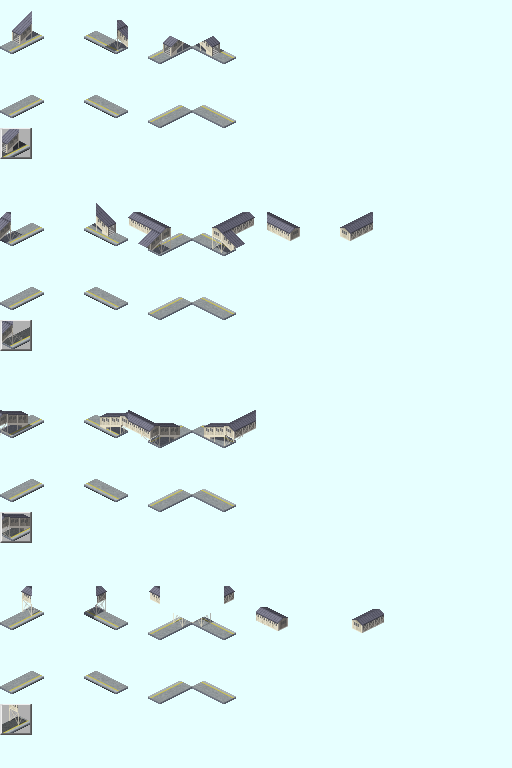
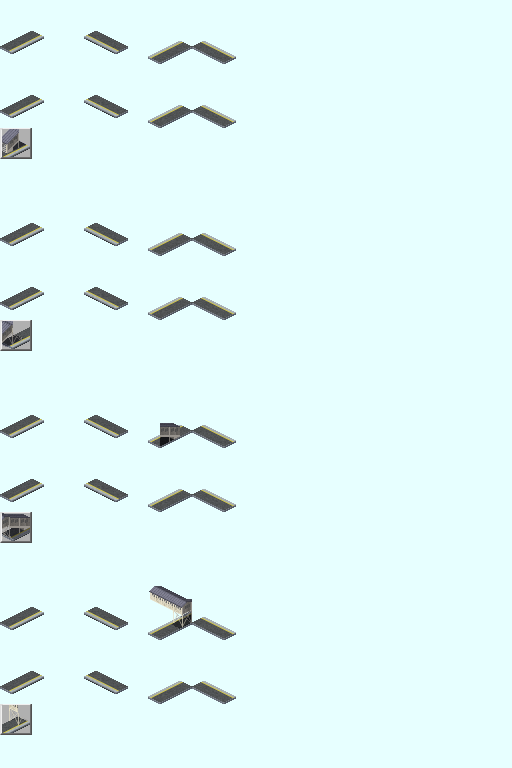
Layered file, before and after one edit (512×768). Changes by layer:
removed layer "貼り付けられたレイヤー #36" from group "Bridge" over (192, 586, 235, 627)
removed layer "貼り付けられたレイヤー #34" from group "Bridge" over (204, 410, 256, 446)
removed layer "貼り付けられたレイヤー #32" from group "Bridge" over (160, 586, 192, 627)
removed layer "貼り付けられたレイヤー #30" from group "Bridge" over (128, 410, 178, 446)
removed layer "貼り付けられたレイヤー #7" from group "Bridge" over (128, 212, 171, 253)
removed layer "貼り付けられたレイヤー #15" from group "Bridge" over (212, 212, 255, 253)
added group "RB_2" with 1 layers in group "Bridge" over (160, 586, 192, 627)
moved "貼り付けられたレイヤー" into group "RB_2", painted on it over (0, 231, 192, 627)
moved "貼り付けられたレイヤー #1" into group "RB_1 #2", painted on it over (0, 212, 180, 442)
moved "貼り付けられたレイヤー #5" into group "RB_2 #1", painted on it over (148, 243, 192, 627)
moved "貼り付けられたレイヤー #3" into group "RB_1 #1", painted on it over (18, 30, 180, 446)
added group "Layer" (multiply, 68%) with 4 layers in group "レイヤーグループ #4" over (160, 432, 192, 629)
moved "貼り付けられたレイヤー #6" into group "RB_2 #2", painted on it over (164, 42, 192, 629)
moved "貼り付けられたレイヤー #4" into group "RB_1", painted on it over (12, 11, 180, 446)
painted on "Plate" over (0, 212, 41, 724)
moved "貼り付けられたレイヤー #76" into group "IC_Bridge" over (2, 335, 30, 539)
showed "貼り付けられたレイヤー #74" over (1, 335, 33, 539)
moved "レイヤーグループ コピー #4" into group "Ic_Base" over (0, 141, 41, 724)
hid "Normal_Ic" over (0, 31, 41, 724)
added group "Asphalts" with 2 layers in group "Base" over (0, 31, 236, 702)
moved "貼り付けられたレイヤー #2" into group "Asphalts", painted on it over (180, 212, 300, 622)
showed "Asphalt", moved it into group "Asphalts" over (0, 31, 236, 702)
added group "Normals" with 1 layers in group "Base" over (0, 31, 236, 702)
moved "Normal" into group "Normals" over (0, 31, 236, 702)
…and 31 more changes (5 added, 26 removed)
